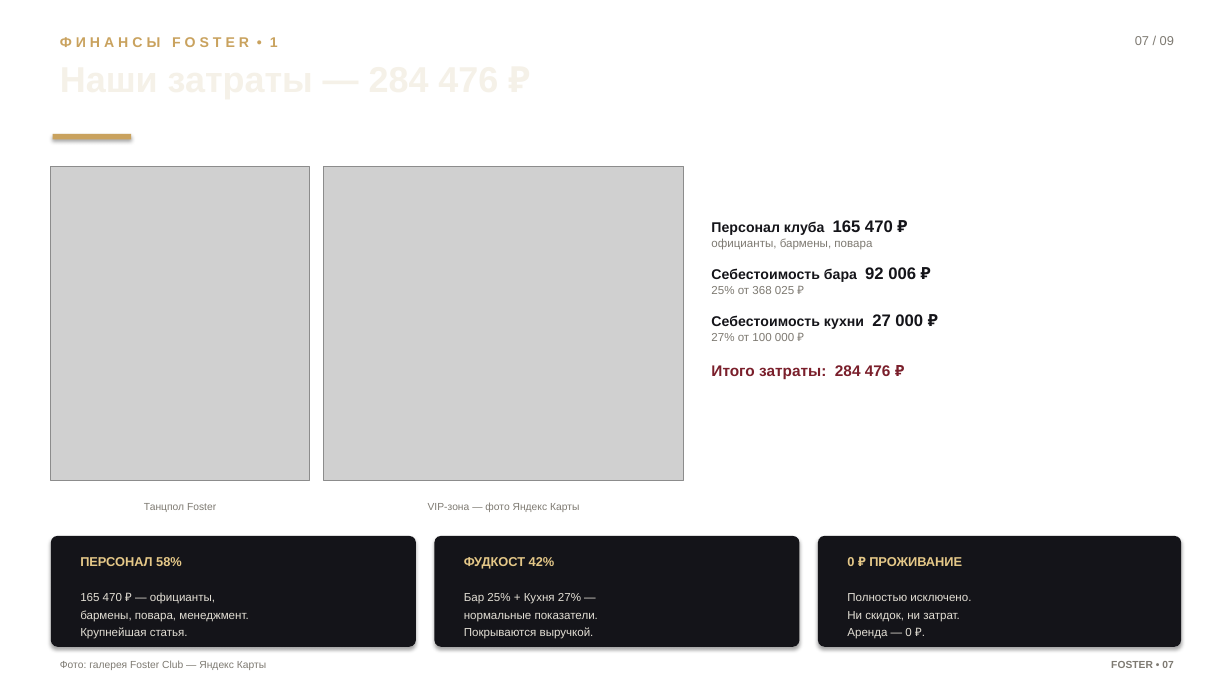
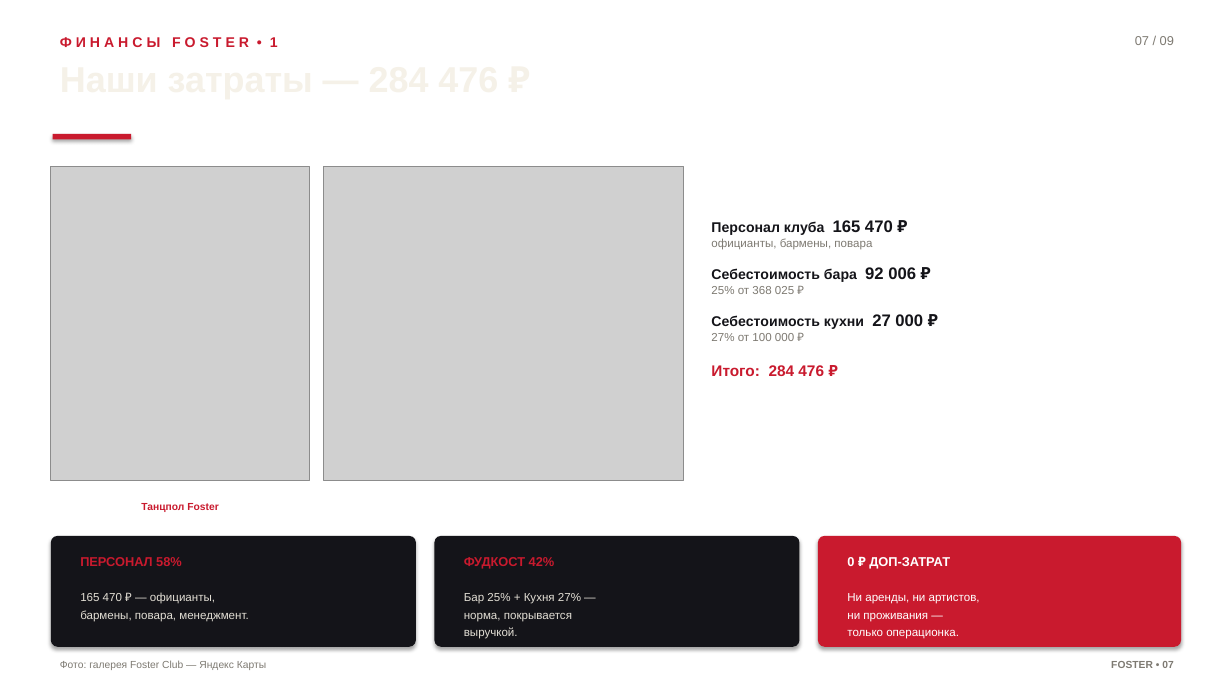
Before and after one commit to navruzhusainov-commits/vecherinka, a slide deck: slide 7 of Foster_Gleb_Noemy_Presentation.pptx. Drawn at 1232x693 pixels with LibreOffice and Linux fonts; fonts in the diff are those of the drawing; grey boxes stand for pictures. Boxes give left, top, right and bottom in pixels: in the first picture for what was removed or moved away, otherwise in the second. Text is boxed around its words. In the diff, an @@ line names an element or a change of style, - is before the commit and + after.

```diff
--- a/Foster_Gleb_Noemy_Presentation.pptx
+++ b/Foster_Gleb_Noemy_Presentation.pptx
@@ text "Ф И Н А Н ..." at bbox=[60, 37, 278, 47]: text colour #C9A25E to #C91A2E @@
@@ rectangle at bbox=[53, 134, 131, 140]: fill #C9A25E to #C91A2E @@
@@ text at bbox=[711, 365, 824, 376]: text changed; text colour #7A1F2B to #C91A2E @@
-Итого затраты: 284 476 ₽
+Итого: 284 476 ₽
@@ text "Танцпол Foster" at bbox=[141, 503, 218, 512]: text colour #7E7A72 to #C91A2E, bold on @@
@@ text removed at bbox=[428, 503, 579, 512] @@
-VIP-зона — фото Яндекс Карты
@@ rounded rectangle at bbox=[818, 536, 1181, 647]: fill #141419 to #C91A2E @@
@@ text "ПЕРСОНАЛ 58%" at bbox=[80, 557, 182, 566]: text colour #E5C888 to #C91A2E @@
@@ text "ФУДКОСТ 42%" at bbox=[464, 557, 555, 569]: text colour #E5C888 to #C91A2E @@
@@ text at bbox=[847, 557, 950, 569]: text changed; text colour #E5C888 to #FFFFFF @@
-0 ₽ ПРОЖИВАНИЕ
+0 ₽ ДОП-ЗАТРАТ
@@ text at bbox=[80, 593, 248, 622]: text changed @@
-165 470 ₽ — официанты,
-бармены, повара, менеджмент.
-Крупнейшая статья.
+165 470 ₽ — официанты,
+бармены, повара, менеджмент.
@@ text at bbox=[464, 593, 581, 639]: text changed @@
-Бар 25% + Кухня 27% —
-нормальные показатели.
-Покрываются выручкой.
+Бар 25% + Кухня 27% —
+норма, покрывается
+выручкой.
@@ text at bbox=[847, 593, 980, 639]: text changed; text colour #E2DED4 to #FFFFFF @@
-Полностью исключено.
-Ни скидок, ни затрат.
-Аренда — 0 ₽.
+Ни аренды, ни артистов,
+ни проживания —
+только операционка.
```
Also in this commit, not shown: 8 other slides changed, 10 other files.
